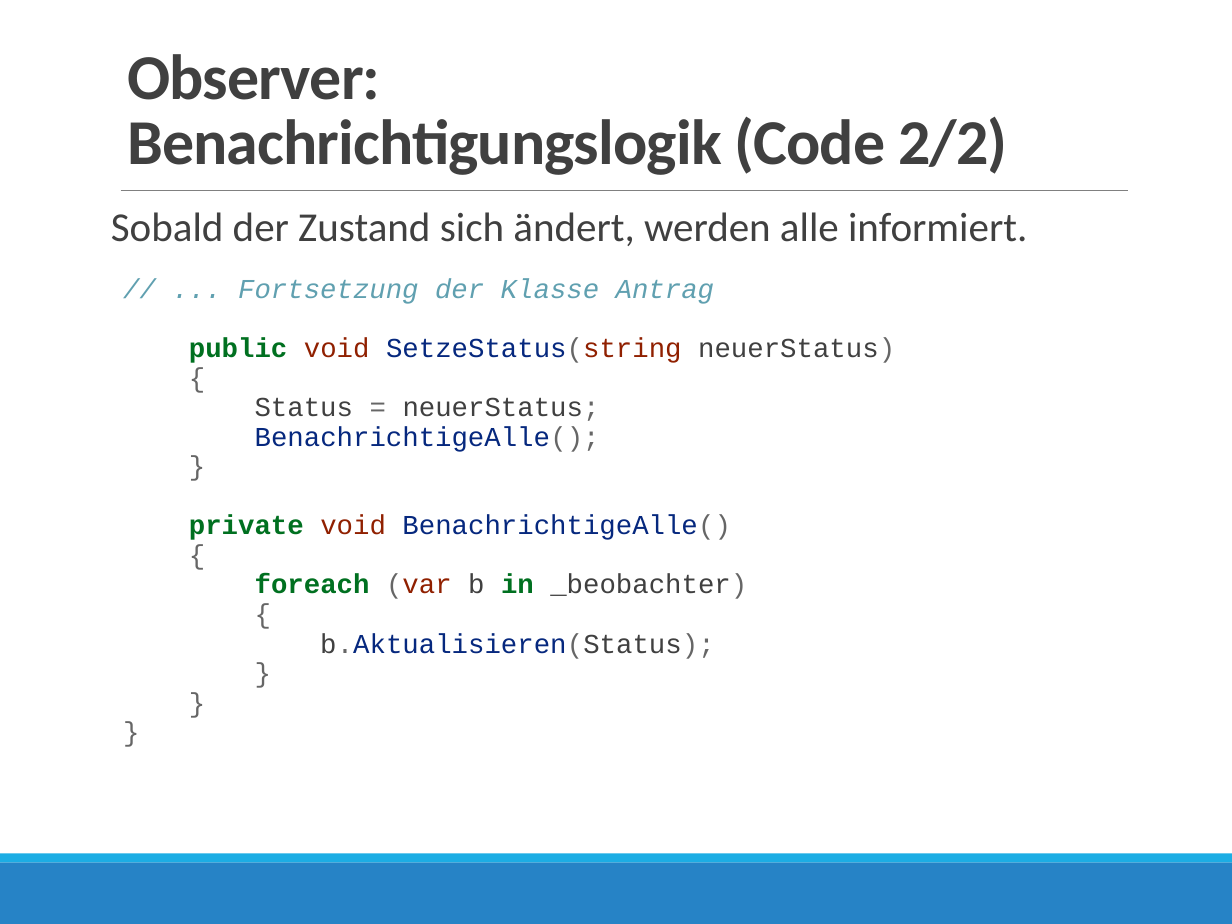
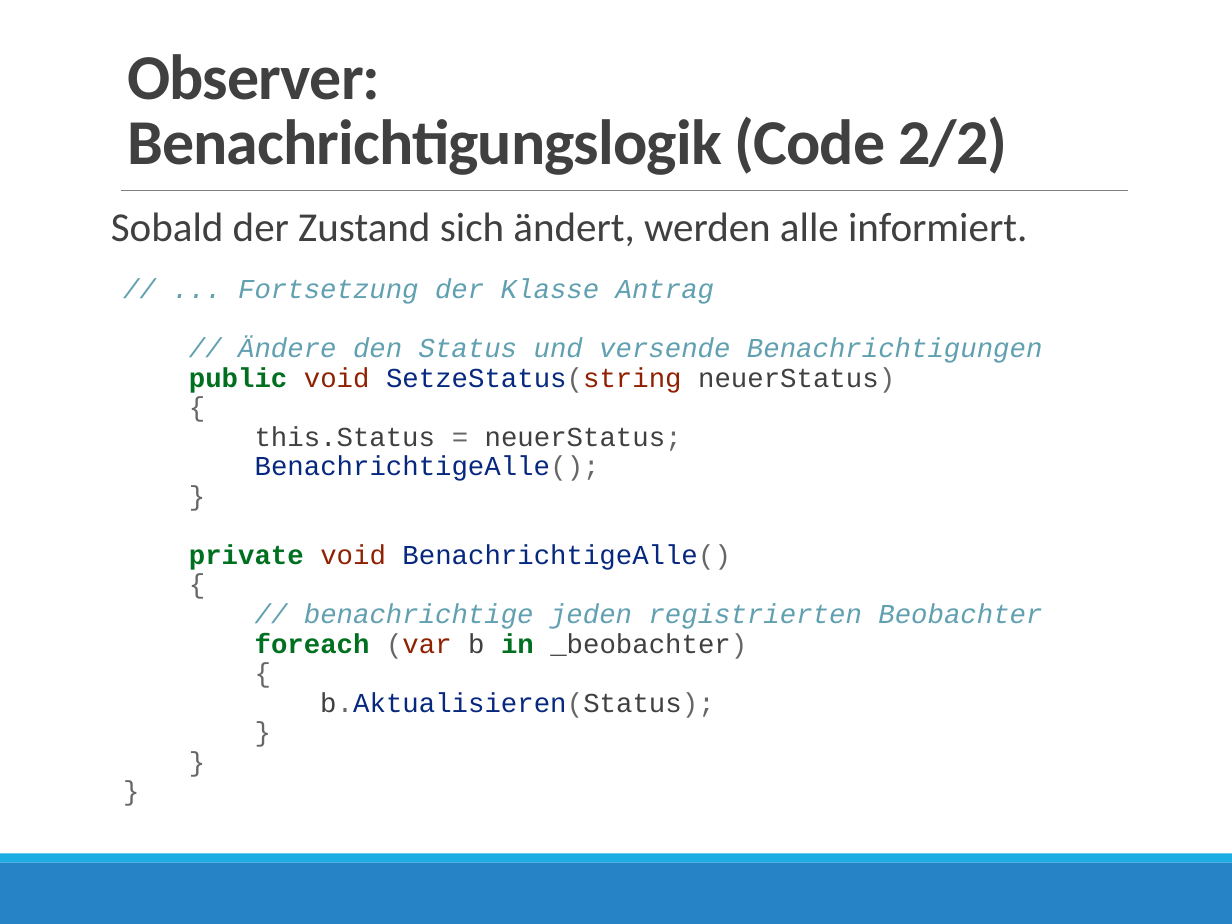
Before and after one commit to borleias/VIB_OOP_Neuplanung, a slide deck: slide 22 of Woche_3_DesignPatterns_II/03_Design_Patterns_II_v01.pptx (slide 21 before the commit). Drawn at 1232x924 pixels with LibreOffice and Linux fonts; fonts in the diff are those of the drawing. Boxes give left, top, right and bottom in pixels: in the first picture for what was removed or moved away, otherwise in the second. Text is boxed around its words. In the diff, an @@ line names an element or a change of style, - is before the commit and + after.

```diff
--- a/Woche_3_DesignPatterns_II/03_Design_Patterns_II_v01.pptx
+++ b/Woche_3_DesignPatterns_II/03_Design_Patterns_II_v01.pptx
@@ text at (189, 279, 1042, 718): text changed; text colour #06287E to #60A0B0 @@
-// ... Fortsetzung der Klasse Antrag
-public void SetzeStatus(string neuerStatus)
-{
-Status = neuerStatus;
-BenachrichtigeAlle();
-}
-private void BenachrichtigeAlle()
-{
-foreach (var b in _beobachter)
-{
-b.Aktualisieren(Status);
-}
-}
-}
+// ... Fortsetzung der Klasse Antrag
+// Ändere den Status und versende Benachrichtigungen
+public void SetzeStatus(string neuerStatus)
+{
+this.Status = neuerStatus;
+BenachrichtigeAlle();
+}
+private void BenachrichtigeAlle()
+{
+// benachrichtige jeden registrierten Beobachter
+foreach (var b in _beobachter)
+{
+b.Aktualisieren(Status);
+}
+}
+}
```
Also in this commit, not shown: 6 other slides changed, 3 slides added, 1 slide removed, 15 other files.
